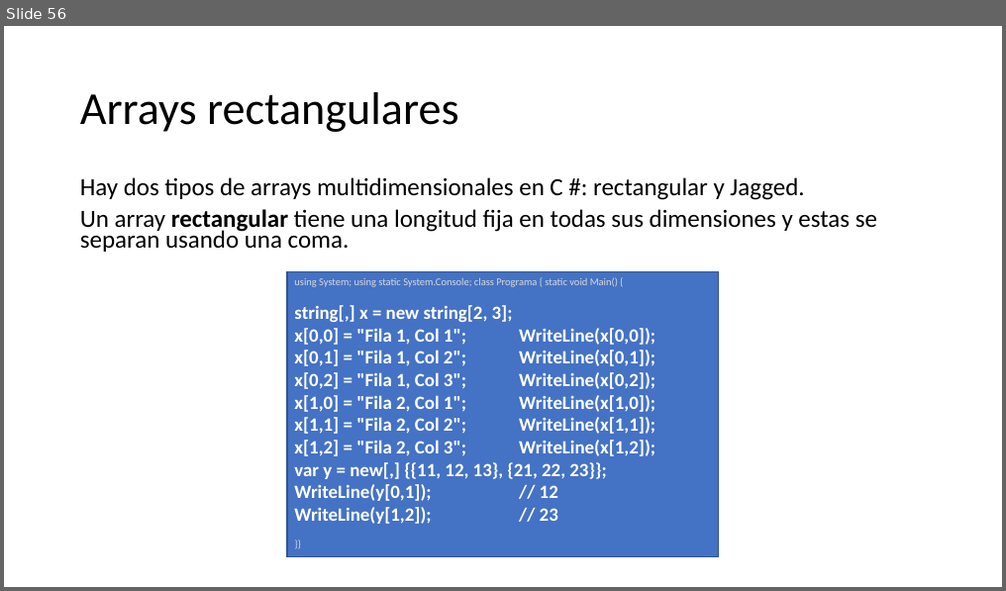
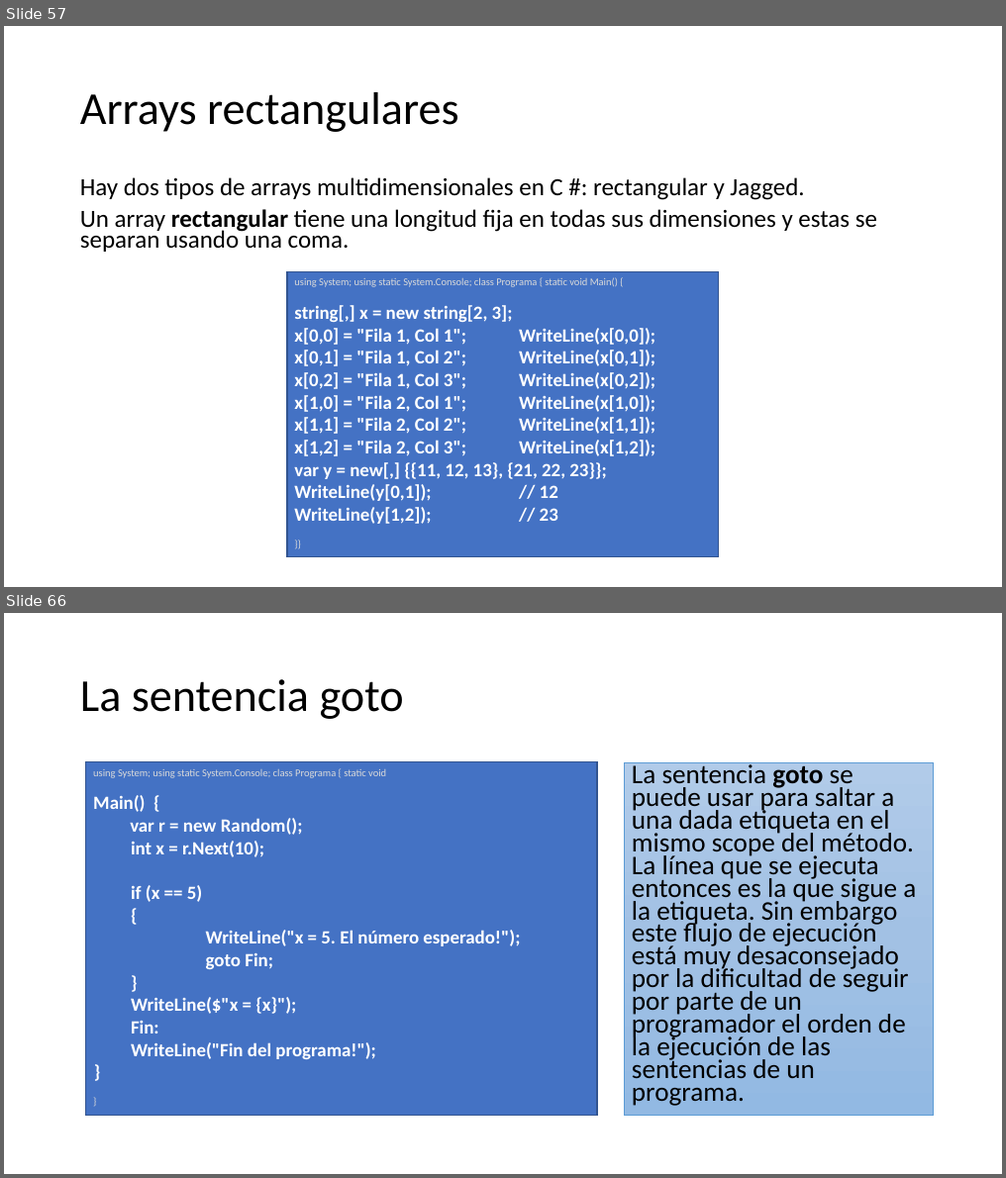
Before and after one commit to AlbertOsinaga/CursoCSharp__8, a slide deck: CSharpQuickReferencia.pptx. Shown one above the other, each under a label of ours: slide 56 before the commit, slides 57 and 66 after it; the slides between them are not shown. The pictures are 1006x591 and 1006x1178 pixels, drawn with LibreOffice and Linux fonts; fonts in the diff are those of the drawing. Boxes give left, top, right and bottom in pixels: in the first picture for what was removed or moved away, otherwise in the second. Text is boxed around its words. In the diff, an @@ line names an element or a change of style, - is before the commit and + after.

```diff
--- a/CSharpQuickReferencia.pptx
+++ b/CSharpQuickReferencia.pptx
@@ slide 66 added at (4, 613, 1002, 1174), background #FFFFFF @@
@@ title added at (80, 679, 404, 719), 44 pt, text #000000 @@
+La sentencia goto
@@ rectangle added at (86, 762, 598, 1115), fill #4472C4, outline #325491 1 pt, 18 pt, text #FFFFFF, bold @@
+using System; using static System.Console; class Programa { static void
+Main() {
+var r = new Random();
+  int x = r.Next(10);
+  if (x == 5)
+  {
+  WriteLine("x = 5. El número esperado!");
+  goto Fin;
+  }
+  WriteLine($"x = {x}");
+  Fin:
+  WriteLine("Fin del programa!");
+  }
+}
@@ text added at (625, 762, 934, 1115), fill gradient #B1CBE9 to #A3C1E5 to #93B9E4, outline #5B9BD5 0.5 pt, 25.9 pt, text #000000 @@
+La sentencia goto se puede usar para saltar a una dada etiqueta en el mismo scope del método. La línea que se ejecuta entonces es la que sigue a la etiqueta. Sin embargo este flujo de ejecución está muy desaconsejado por la dificultad de seguir por parte de un programador el orden de la ejecución de las sentencias de un programa.
@@ what was slide 56 is now slide 57 @@
```
Also in this commit, not shown: 1 slide changed, 43 other slides added, 1 slide removed, 3 other files.
